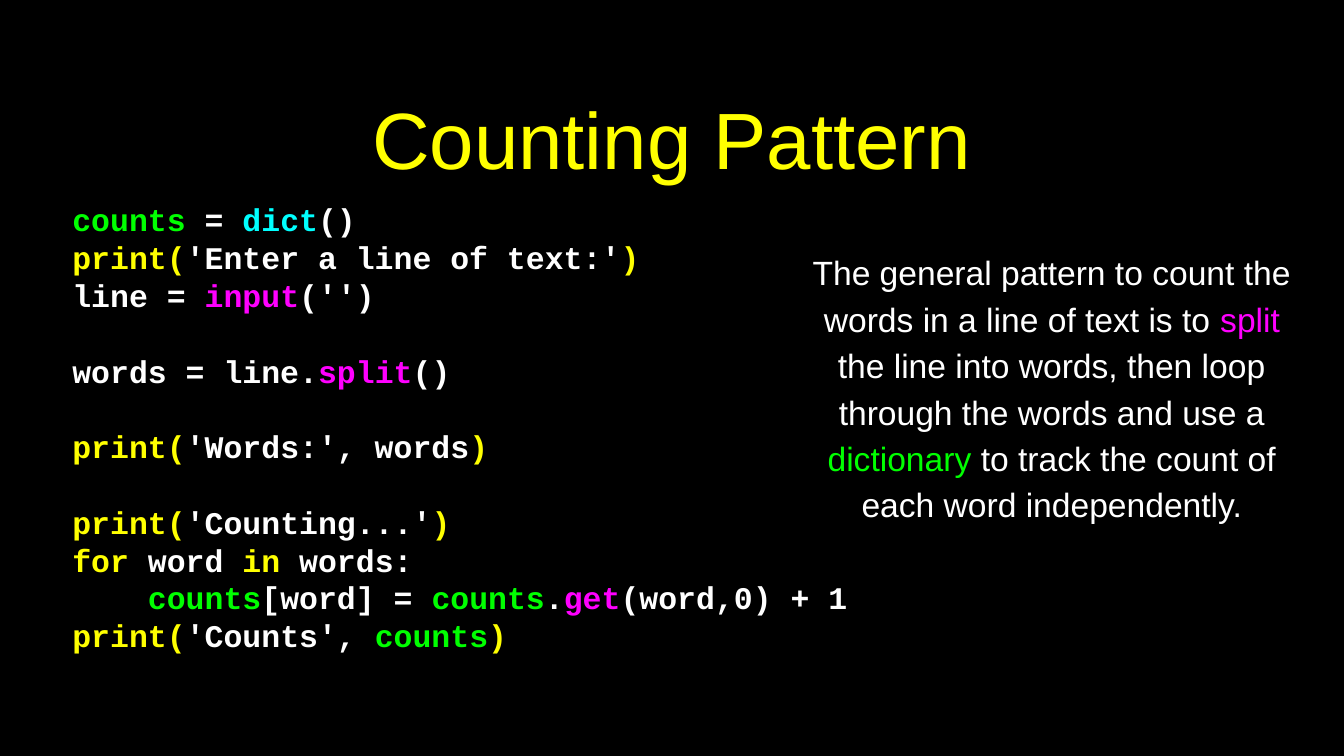
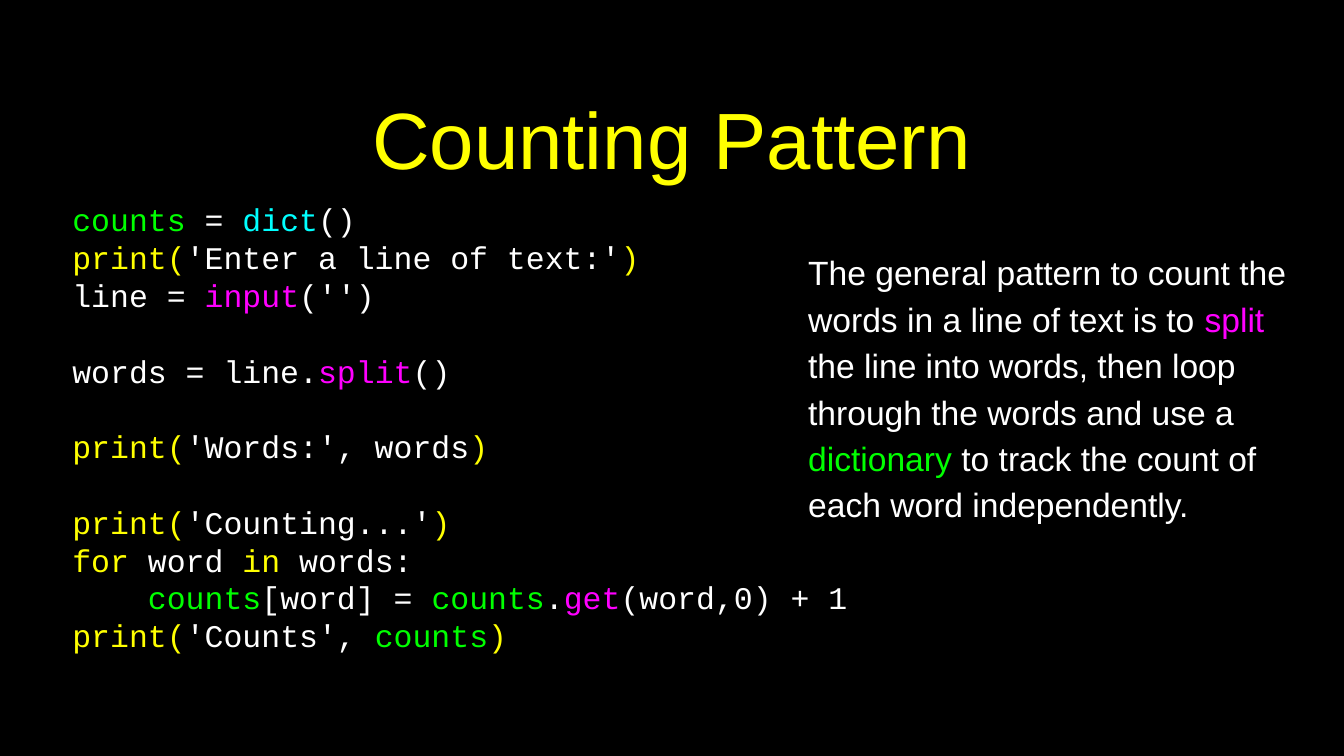
Before and after one commit to csev/py4e, a slide deck: slide 21 of lectures3/Pythonlearn-09-Dictionaries.pptx (slide 23 before the commit). Drawn at 1344x756 pixels with LibreOffice and Linux fonts; fonts in the diff are those of the drawing. Boxes give left, top, right and bottom in pixels: in the first picture for what was removed or moved away, otherwise in the second. Text is boxed around its words. In the diff, an @@ line names an element or a change of style, - is before the commit and + after.

```diff
--- a/lectures3/Pythonlearn-09-Dictionaries.pptx
+++ b/lectures3/Pythonlearn-09-Dictionaries.pptx
@@ text "counts = dict()" at box(72, 209, 847, 654): bold off @@
@@ text "The general pattern to count ..." at box(808, 260, 1286, 524): alignment centre to left @@
```
Also in this commit, not shown: 19 other slides changed, 2 slides removed.
